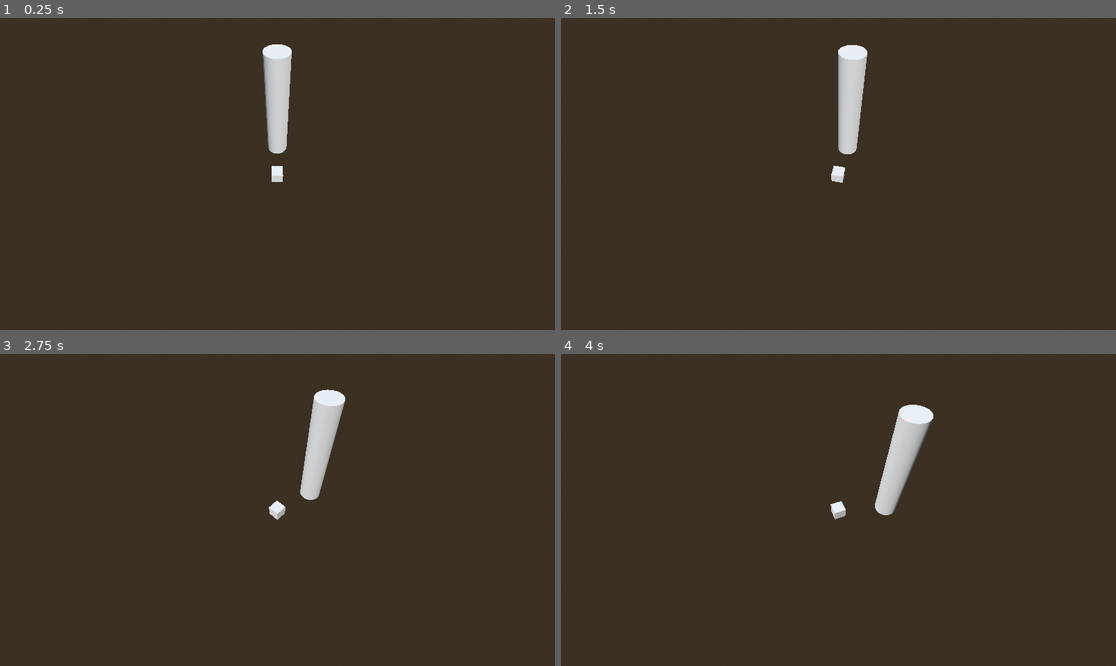
Above: before the commit, frames 1-4 (two rows, left to right).
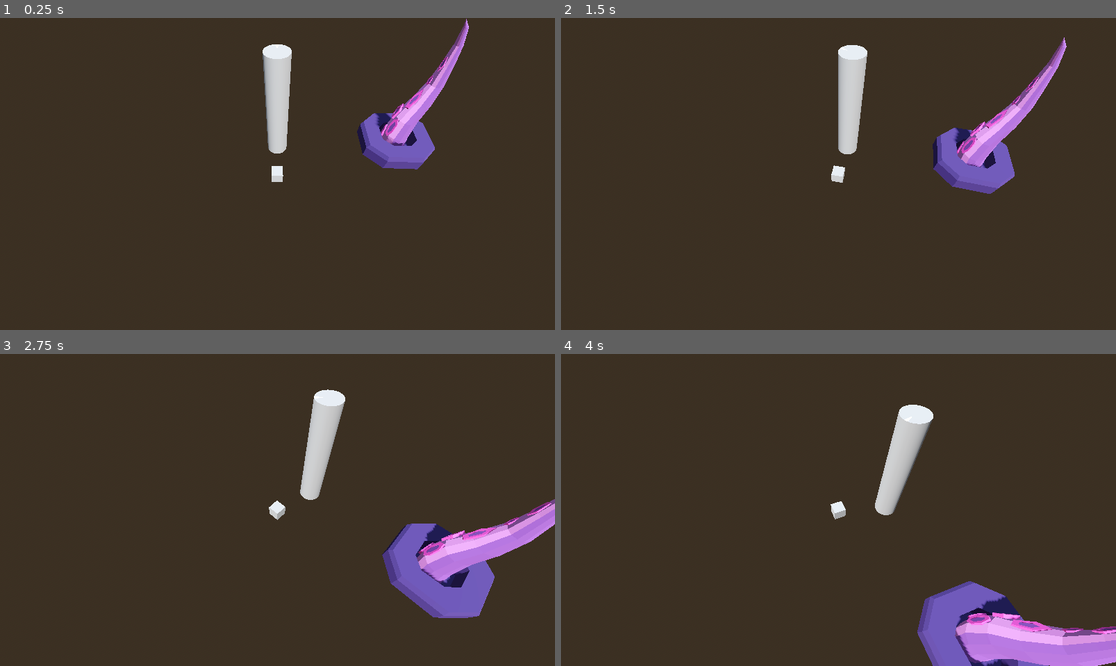
Above: after the commit, the same moments.

Repository: Yrthgze/Lighthouse
Game: Godot game, scene res://scenes/main_level.tscn
Two runs of this game, one before a commit and one after it. Both use one fixed random seed, a clock stepped at 60 frames per second and the inputs below.
Inputs:
- Up to frame 1 (0.25 s): no input
- Up to frame 2 (1.5 s): tap Enter at 0.5 s; hold D (rotate_lighthouse_right) 0.53-1.28 s; tap Space at 1.25 s; hold Q (rotate_left) from 1.28 s (still down)
- Up to frame 3 (2.75 s): release Q (rotate_left) at 2.03 s; hold D (rotate_lighthouse_right) from 2.03 s (still down)
- Up to frame 4 (4 s): tap Enter at 2.75 s; tap Space at 3.5 s; release D (rotate_lighthouse_right) at 3.53 s; hold Q (rotate_left) from 3.53 s (still down)

The runs differ from the first frame. In frame 1, 2.9% of the frame differs, in the area x 64-85%, y 0-49%; in frame 2, 3.5%; in frame 3, 5.8%; in frame 4, 6.3%, in the area x 64-100%, y 72-100%.

Commit message:
[TheLighthouse]: Low Poly import

Diff:
--- /dev/null
+++ b/scenes/enemies/tentacle.tscn
@@ -0,0 +1,60 @@
+[gd_scene load_steps=6 format=3 uid="uid://dy8qwi6suw4vk"]
+
+[ext_resource type="PackedScene" uid="uid://dvx0hulh7ava8" path="res://models/enemies/low_poly_tentacle.glb" id="1_ptjv2"]
+
+[sub_resource type="BoxShape3D" id="BoxShape3D_dw1o4"]
+size = Vector3(140, 140, 140)
+
+[sub_resource type="BoxShape3D" id="BoxShape3D_jpwfj"]
+size = Vector3(100, 100, 100)
+
+[sub_resource type="Animation" id="Animation_updak"]
+resource_name = "new_animation"
+loop_mode = 2
+tracks/0/type = "value"
+tracks/0/imported = false
+tracks/0/enabled = true
+tracks/0/path = NodePath("Sketchfab_Scene/Skeleton3D/PhysicalBone3D:position")
+tracks/0/interp = 1
+tracks/0/loop_wrap = true
+tracks/0/keys = {
+"times": PackedFloat32Array(),
+"transitions": PackedFloat32Array(),
+"update": 0,
+"values": []
+}
+
+[sub_resource type="AnimationLibrary" id="AnimationLibrary_d4bh3"]
+_data = {
+"new_animation": SubResource("Animation_updak")
+}
+
+[node name="Tentacle" type="Node3D"]
+transform = Transform3D(0.03, 0, 0, 0, 0.03, 0, 0, 0, 0.03, 0, 0, 0)
+
+[node name="Sketchfab_Scene" parent="." instance=ExtResource("1_ptjv2")]
+transform = Transform3D(0.4, 0, 0, 0, 0.7, 0, 0, 0, 0.4, 0, -54.182, 0)
+
+[node name="Skeleton3D" type="Skeleton3D" parent="Sketchfab_Scene"]
+
+[node name="PhysicalBone3D" type="PhysicalBone3D" parent="Sketchfab_Scene/Skeleton3D"]
+transform = Transform3D(0.999982, 0, 0, 0, 1.00001, 0, 0, 0, 0.999982, 0, 0, 0)
+body_offset = Transform3D(0.999982, 0, 0, 0, 1.00001, 0, 0, 0, 0.999982, 0, 0, 0)
+
+[node name="CollisionShape3D" type="CollisionShape3D" parent="Sketchfab_Scene/Skeleton3D/PhysicalBone3D"]
+transform = Transform3D(1, 0, 0, 0, 1, 0, 0, 0, 1, -7.62995, 140.692, 15.4965)
+shape = SubResource("BoxShape3D_dw1o4")
+
+[node name="PhysicalBone3D2" type="PhysicalBone3D" parent="Sketchfab_Scene/Skeleton3D"]
+transform = Transform3D(0.999997, 0, 0, 0, 1.00001, 0, 0, 0, 0.999997, 0, 142.912, -44.0851)
+joint_offset = Transform3D(1, 0, 0, 0, 1, 0, 0, 0, 1, 0, -142.911, 44.0853)
+body_offset = Transform3D(0.999997, 0, 0, 0, 1.00001, 0, 0, 0, 0.999997, 0, 142.912, -44.0851)
+
+[node name="CollisionShape3D" type="CollisionShape3D" parent="Sketchfab_Scene/Skeleton3D/PhysicalBone3D2"]
+transform = Transform3D(1, 0, 0, 0, 1, 0, 0, 0, 1, -7.62995, 140.692, 15.4965)
+shape = SubResource("BoxShape3D_jpwfj")
+
+[node name="AnimationPlayer" type="AnimationPlayer" parent="."]
+libraries = {
+"": SubResource("AnimationLibrary_d4bh3")
+}
--- a/scenes/lighthouse.tscn
+++ b/scenes/lighthouse.tscn
@@ -16,7 +16,6 @@
 
 [node name="SpotLight3D" type="SpotLight3D" parent="Lightbulb"]
 transform = Transform3D(1, 0, 0, 0, 1, 0, 0, 0, 1, 0, -0.727742, 0)
-light_color = Color(1, 0, 0, 1)
 light_energy = 16.0
 light_volumetric_fog_energy = 10.0
 distance_fade_enabled = true
--- a/scenes/main_level.tscn
+++ b/scenes/main_level.tscn
@@ -1,8 +1,14 @@
-[gd_scene load_steps=9 format=3 uid="uid://08s3sa3k2w10"]
+[gd_scene load_steps=10 format=3 uid="uid://08s3sa3k2w10"]
 
 [ext_resource type="Script" path="res://scripts/camera/IsometricCamera.gd" id="1_tw4xm"]
 [ext_resource type="Script" path="res://scripts/Movable.gd" id="2_vpmt4"]
 [ext_resource type="PackedScene" uid="uid://ct2tm8hjgiah1" path="res://scenes/lighthouse.tscn" id="3_4w0dy"]
+[ext_resource type="PackedScene" uid="uid://dy8qwi6suw4vk" path="res://scenes/enemies/tentacle.tscn" id="4_mwp3c"]
+
+[sub_resource type="FogMaterial" id="FogMaterial_cmcla"]
+density = 0.3
+albedo = Color(0, 0.239216, 0.388235, 1)
+height_falloff = 0.287175
 
 [sub_resource type="ProceduralSkyMaterial" id="ProceduralSkyMaterial_l750r"]
 sky_top_color = Color(0.384314, 0.454902, 0.54902, 1)
@@ -21,14 +27,15 @@
 
 [sub_resource type="BoxMesh" id="BoxMesh_1c37x"]
 
-[sub_resource type="FogMaterial" id="FogMaterial_cmcla"]
-density = 0.3
-albedo = Color(0, 0.239216, 0.388235, 1)
-height_falloff = 0.287175
-
 [node name="MainLevel" type="Node3D"]
 
 [node name="Lightning" type="Node3D" parent="."]
+
+[node name="Fog" type="Node3D" parent="Lightning"]
+
+[node name="FogVolume" type="FogVolume" parent="Lightning/Fog"]
+size = Vector3(20, 20, 20)
+material = SubResource("FogMaterial_cmcla")
 
 [node name="Sun" type="DirectionalLight3D" parent="Lightning"]
 transform = Transform3D(0.927184, -0.31274, 0.206214, 0, 0.550481, 0.834848, -0.374607, -0.774057, 0.510397, 15, 20, 15)
@@ -57,8 +64,5 @@
 
 [node name="Lighthouse" parent="Scene" instance=ExtResource("3_4w0dy")]
 
-[node name="Fog" type="Node3D" parent="."]
-
-[node name="FogVolume" type="FogVolume" parent="Fog"]
-size = Vector3(20, 20, 20)
-material = SubResource("FogMaterial_cmcla")
+[node name="Tentacle" parent="." instance=ExtResource("4_mwp3c")]
+transform = Transform3D(-0.00125365, 0, -0.0299738, 0, 0.03, 0, 0.0299738, 0, -0.00125365, 12.4066, 0, 0)
Binary file added: models/enemies/low_poly_tentacle.glb
Not shown, added: models/enemies/low_poly_tentacle.glb.import
Binary file added: models/enemies/low_poly_tentacle_0.png
Not shown, added: models/enemies/low_poly_tentacle_0.png.import
